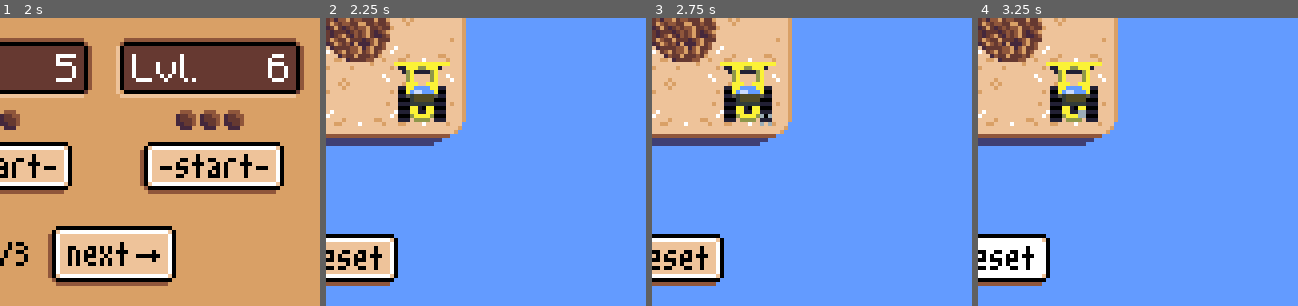
Above: before the commit, frames 1-4 (left to right).
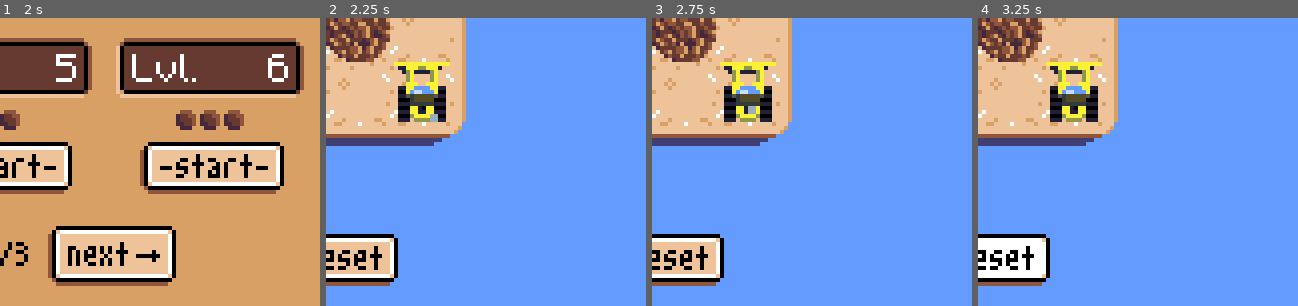
Above: after the commit, the same moments.

Repository: aludvik/Bouldering
Game: Godot game, scene res://Title/Title.tscn
Same seed, same stepped clock (60 frames per second), same inputs: the game is played once before the commit and once after it.
Inputs (mouse positions are % of the whole screen's width and height, from its top left):
- Up to frame 1 (2 s): click (50, 87) at 0.5 s; click (21, 67) at 1.25 s
- Up to frame 2 (2.25 s): click (17, 43) at 2.02 s
- Up to frame 3 (2.75 s): no input
- Up to frame 4 (3.25 s): click (50, 92) at 2.75 s
The pictures show only the part of the screen within x 50-100%, y 50-100%; the shares and areas given below are measured in that part.

Frame 1 is identical in both runs. In frame 2, less than 0.1% of the frame differs, in the area x 32-35%, y 33-37%; in frame 3, 0.1%, in the area x 30-38%, y 30-38%; in frame 4, less than 0.1%.

Commit message:
Fix level loading

Diff:
--- /dev/null
+++ b/Level/Boulder.tscn
@@ -0,0 +1,39 @@
+[gd_scene load_steps=3 format=2]
+
+[ext_resource path="res://Sprites/LevelRock/BoulderRock.png" type="Texture" id=1]
+
+[sub_resource type="RectangleShape2D" id=11]
+
+[node name="Boulder" type="Area2D" groups=[
+"movable",
+]]
+position = Vector2( 72, 75 )
+
+[node name="Sprite" type="Sprite" parent="."]
+texture = ExtResource( 1 )
+
+[node name="Tween" type="Tween" parent="."]
+
+[node name="CollisionShape2D" type="CollisionShape2D" parent="."]
+scale = Vector2( 0.8, 0.8 )
+shape = SubResource( 11 )
+
+[node name="Up" type="RayCast2D" parent="."]
+enabled = true
+cast_to = Vector2( 0, -16 )
+collide_with_areas = true
+
+[node name="Down" type="RayCast2D" parent="."]
+enabled = true
+cast_to = Vector2( 0, 16 )
+collide_with_areas = true
+
+[node name="Left" type="RayCast2D" parent="."]
+enabled = true
+cast_to = Vector2( -16, 0 )
+collide_with_areas = true
+
+[node name="Right" type="RayCast2D" parent="."]
+enabled = true
+cast_to = Vector2( 16, 0 )
+collide_with_areas = true
--- /dev/null
+++ b/Level/Buried.tscn
@@ -0,0 +1,15 @@
+[gd_scene load_steps=3 format=2]
+
+[ext_resource path="res://Sprites/LevelRock/BuriedRock.png" type="Texture" id=1]
+
+[sub_resource type="RectangleShape2D" id=1]
+
+[node name="Buried" type="StaticBody2D"]
+position = Vector2( 104, 75 )
+
+[node name="Sprite" type="Sprite" parent="."]
+texture = ExtResource( 1 )
+
+[node name="CollisionShape2D" type="CollisionShape2D" parent="."]
+scale = Vector2( 0.8, 0.8 )
+shape = SubResource( 1 )
--- /dev/null
+++ b/Level/Hole.tscn
@@ -0,0 +1,17 @@
+[gd_scene load_steps=3 format=2]
+
+[ext_resource path="res://Sprites/LevelRock/HoleRock.png" type="Texture" id=1]
+
+[sub_resource type="RectangleShape2D" id=1]
+
+[node name="Hole" type="StaticBody2D" groups=[
+"accepts_boulder",
+]]
+position = Vector2( 56, 43 )
+
+[node name="Sprite" type="Sprite" parent="."]
+texture = ExtResource( 1 )
+
+[node name="CollisionShape2D" type="CollisionShape2D" parent="."]
+scale = Vector2( 0.8, 0.8 )
+shape = SubResource( 1 )
--- a/Level/Level.gd
+++ b/Level/Level.gd
@@ -1,10 +1,10 @@
 extends Node2D
 
 onready var Tractor = $Tractor
-onready var Boulder = $Boulder
-onready var Buried = $Buried
-onready var Hole = $Hole
-onready var Stone = $Stone
+onready var Boulder = preload("Boulder.tscn")
+onready var Buried = preload("Buried.tscn")
+onready var Hole = preload("Hole.tscn")
+onready var Stone = preload("Stone.tscn")
 
 export(int) var speed = 9
 
@@ -27,30 +27,45 @@
 var remaining = 0
 
 func _ready():
-	load_level()
+	var level = State.get_level_data()
+	clear_extra_boards(level.size)
+	clear_pieces()
+	populate_pieces_from_leve(level)
 
 func load_level():
 	var level = State.get_level_data()
-	# Clear extra boards
-	for size in range(4, 7):
-		if size != level.size:
-			remove_child(get_node(String(size)))
-	# Clear game pieces
-	for piece in [Boulder, Buried, Hole, Stone]:
+	remaining = 0
+	clear_extra_boards(level.size)
+	clear_pieces()
+	populate_pieces_from_leve(level)
+
+func clear_extra_boards(size):
+	for s in range(4, 7):
+		if s != size:
+			var board = get_node(String(s))
+			if board != null:
+				remove_child(board)
+				board.queue_free()
+
+func clear_pieces():
+	for piece in $Pieces.get_children():
 		remove_child(piece)
-	# Place game pieces based on level data
+		piece.queue_free()
+
+func populate_pieces_from_leve(level):
 	var grid = get_node(String(level.size) + "/Grid")
 	var origin = Vector2(grid.margin_left, grid.margin_top)
 	for i in range(level.cells.size()):
 		var cell = level.cells[i]
 		if cell == "Tractor":
 			Tractor.position = compute_piece_position(origin, level.size, i)
+			rotate_tractor("up")
 		elif cell != null:
 			if cell == "Hole":
 				remaining += 1
-			var piece = get(cell).duplicate()
+			var piece = get(cell).instance()
 			piece.position = compute_piece_position(origin, level.size, i)
-			add_child(piece)
+			$Pieces.add_child(piece)
 
 func compute_piece_position(origin, grid_size, index):
 	var col = index % grid_size
@@ -118,11 +133,11 @@
 
 func handle_deferred_fill():
 	if filled != null:
-		var new_buried = Buried.duplicate()
+		var new_buried = Buried.instance()
 		new_buried.position = filled["hole"].position
 		remove_child(filled["hole"])
 		remove_child(filled["boulder"])
-		add_child(new_buried)
+		$Pieces.add_child(new_buried)
 		filled = null
 		remaining -= 1
 
@@ -135,3 +150,6 @@
 	moving = false
 	handle_deferred_fill()
 	handle_level_complete()
+
+func _on_ResetButton_pressed():
+	load_level()
--- a/Level/Level.tscn
+++ b/Level/Level.tscn
@@ -10,12 +10,12 @@
 [ext_resource path="res://Sprites/LevelRock/PlatformRock.png" type="Texture" id=8]
 [ext_resource path="res://Sprites/LevelRock/Shadow.png" type="Texture" id=9]
 [ext_resource path="res://Sprites/LevelRock/GridRock.png" type="Texture" id=10]
-[ext_resource path="res://Sprites/LevelRock/Stone.png" type="Texture" id=11]
-[ext_resource path="res://Sprites/LevelRock/HoleRock.png" type="Texture" id=12]
+[ext_resource path="res://Level/Hole.tscn" type="PackedScene" id=11]
+[ext_resource path="res://Level/Buried.tscn" type="PackedScene" id=12]
 [ext_resource path="res://Level/Level.gd" type="Script" id=13]
 [ext_resource path="res://Sprites/LevelRock/TractorRock.png" type="Texture" id=14]
-[ext_resource path="res://Sprites/LevelRock/BoulderRock.png" type="Texture" id=15]
-[ext_resource path="res://Sprites/LevelRock/BuriedRock.png" type="Texture" id=16]
+[ext_resource path="res://Level/Boulder.tscn" type="PackedScene" id=15]
+[ext_resource path="res://Level/Stone.tscn" type="PackedScene" id=16]
 [ext_resource path="res://LargeFont.tres" type="DynamicFont" id=17]
 
 [sub_resource type="RectangleShape2D" id=1]
@@ -59,8 +59,6 @@
 "name": "default",
 "speed": 12.0
 } ]
-
-[sub_resource type="RectangleShape2D" id=11]
 
 [node name="Level" type="Node2D"]
 script = ExtResource( 13 )
@@ -673,34 +671,12 @@
 scale = Vector2( 0.8, 0.8 )
 shape = SubResource( 1 )
 
-[node name="Hole" type="StaticBody2D" parent="." groups=[
-"accepts_boulder",
-]]
-position = Vector2( 56, 43 )
-
-[node name="Sprite" type="Sprite" parent="Hole"]
-texture = ExtResource( 12 )
-
-[node name="CollisionShape2D" type="CollisionShape2D" parent="Hole"]
-scale = Vector2( 0.8, 0.8 )
-shape = SubResource( 1 )
-
-[node name="Buried" type="StaticBody2D" parent="."]
-position = Vector2( 104, 75 )
-
-[node name="Sprite" type="Sprite" parent="Buried"]
-texture = ExtResource( 16 )
-
-[node name="CollisionShape2D" type="CollisionShape2D" parent="Buried"]
-scale = Vector2( 0.8, 0.8 )
-shape = SubResource( 1 )
-
 [node name="Tractor" type="Area2D" parent="."]
 position = Vector2( 72, 91 )
 
 [node name="AnimatedSprite" type="AnimatedSprite" parent="Tractor"]
 frames = SubResource( 10 )
-frame = 6
+frame = 3
 playing = true
 
 [node name="Tween" type="Tween" parent="Tractor"]
@@ -729,49 +705,16 @@
 cast_to = Vector2( 16, 0 )
 collide_with_areas = true
 
-[node name="Stone" type="StaticBody2D" parent="."]
-position = Vector2( 104, 43 )
-
-[node name="Sprite" type="Sprite" parent="Stone"]
-texture = ExtResource( 11 )
-
-[node name="CollisionShape2D" type="CollisionShape2D" parent="Stone"]
-scale = Vector2( 0.8, 0.8 )
-shape = SubResource( 1 )
-
-[node name="Boulder" type="Area2D" parent="." groups=[
-"movable",
-]]
-position = Vector2( 72, 75 )
-
-[node name="Sprite" type="Sprite" parent="Boulder"]
-texture = ExtResource( 15 )
-
-[node name="Tween" type="Tween" parent="Boulder"]
-
-[node name="CollisionShape2D" type="CollisionShape2D" parent="Boulder"]
-scale = Vector2( 0.8, 0.8 )
-shape = SubResource( 11 )
-
-[node name="Up" type="RayCast2D" parent="Boulder"]
-enabled = true
-cast_to = Vector2( 0, -16 )
-collide_with_areas = true
-
-[node name="Down" type="RayCast2D" parent="Boulder"]
-enabled = true
-cast_to = Vector2( 0, 16 )
-collide_with_areas = true
-
-[node name="Left" type="RayCast2D" parent="Boulder"]
-enabled = true
-cast_to = Vector2( -16, 0 )
-collide_with_areas = true
-
-[node name="Right" type="RayCast2D" parent="Boulder"]
-enabled = true
-cast_to = Vector2( 16, 0 )
-collide_with_areas = true
+[node name="Pieces" type="Node2D" parent="."]
+
+[node name="Hole" parent="Pieces" instance=ExtResource( 11 )]
+
+[node name="Buried" parent="Pieces" instance=ExtResource( 12 )]
+
+[node name="Stone" parent="Pieces" instance=ExtResource( 16 )]
+
+[node name="Boulder" parent="Pieces" instance=ExtResource( 15 )]
 
 [connection signal="pressed" from="ReturnButton" to="ReturnButton" method="_on_pressed"]
+[connection signal="pressed" from="ResetButton" to="." method="_on_ResetButton_pressed"]
 [connection signal="tween_all_completed" from="Tractor/Tween" to="." method="_on_move_completed"]
--- /dev/null
+++ b/Level/Stone.tscn
@@ -0,0 +1,15 @@
+[gd_scene load_steps=3 format=2]
+
+[ext_resource path="res://Sprites/LevelRock/Stone.png" type="Texture" id=1]
+
+[sub_resource type="RectangleShape2D" id=1]
+
+[node name="Stone" type="StaticBody2D"]
+position = Vector2( 104, 43 )
+
+[node name="Sprite" type="Sprite" parent="."]
+texture = ExtResource( 1 )
+
+[node name="CollisionShape2D" type="CollisionShape2D" parent="."]
+scale = Vector2( 0.8, 0.8 )
+shape = SubResource( 1 )
Not shown: 1 places in Level/Level.tscn that only renumber resources
